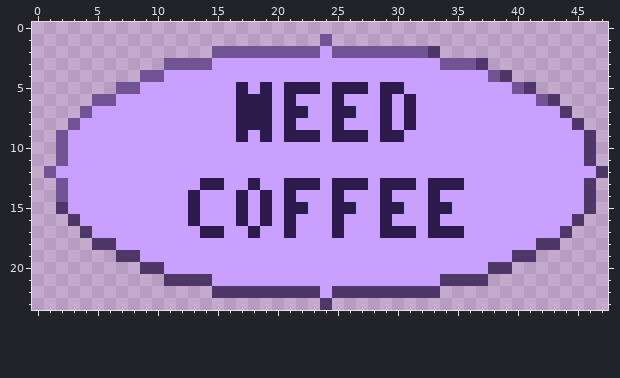
Pixel-art file: src/media/photos/sprites/stickers/need_coffee.aseprite. That is the earlier state.
48x24 pixels, 1 frame.
And afterwards:
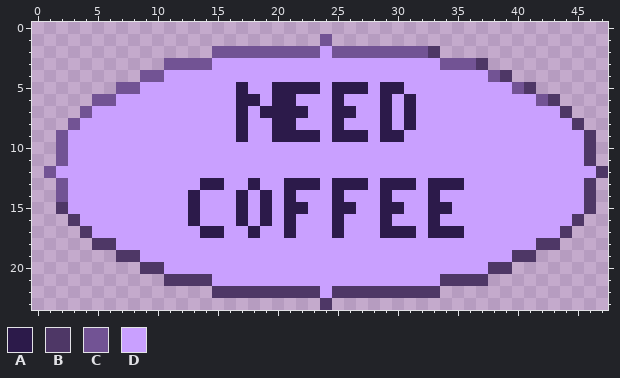
Palette (. is transparent): A #2c1a4a  B #4e3766  C #725394  D #c9a0ff
Edits made:
@@ x 16..22 @@
  4 DDDDDDD
- 5 DADADAA
- 6 DAAADAD
- 7 DAAADAA
- 8 DAAADAD
- 9 DADADAA
+ 5 DADDAAA
+ 6 DAADAAD
+ 7 DADAAAA
+ 8 DADDAAD
+ 9 DADDAAA
 10 DDDDDDD
